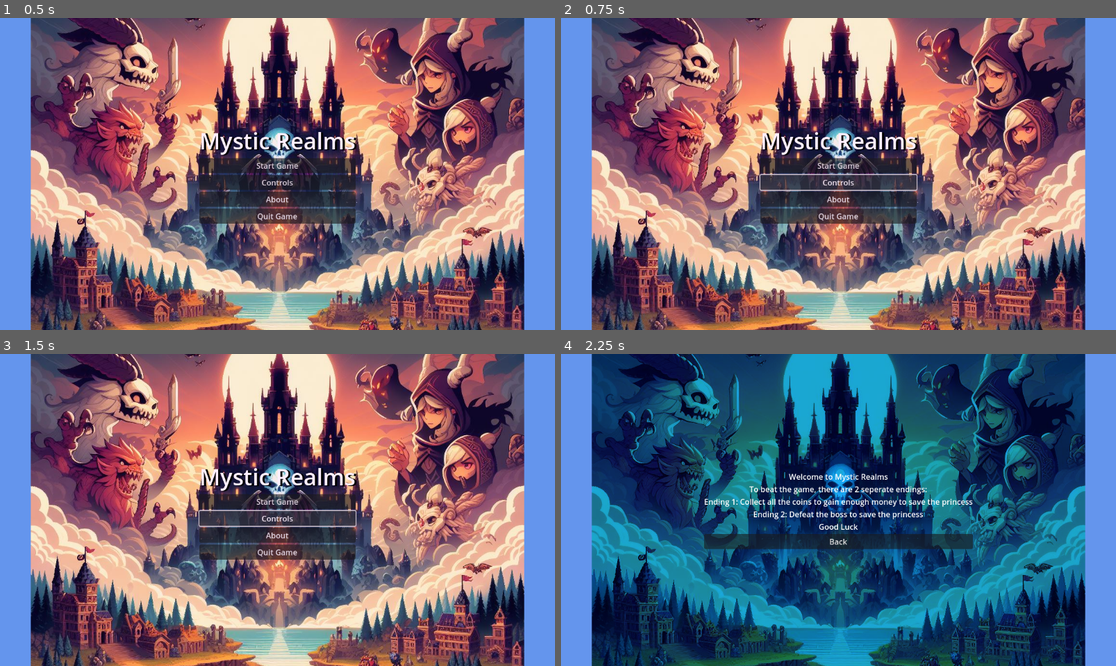
Above: before the commit, frames 1-4 (two rows, left to right).
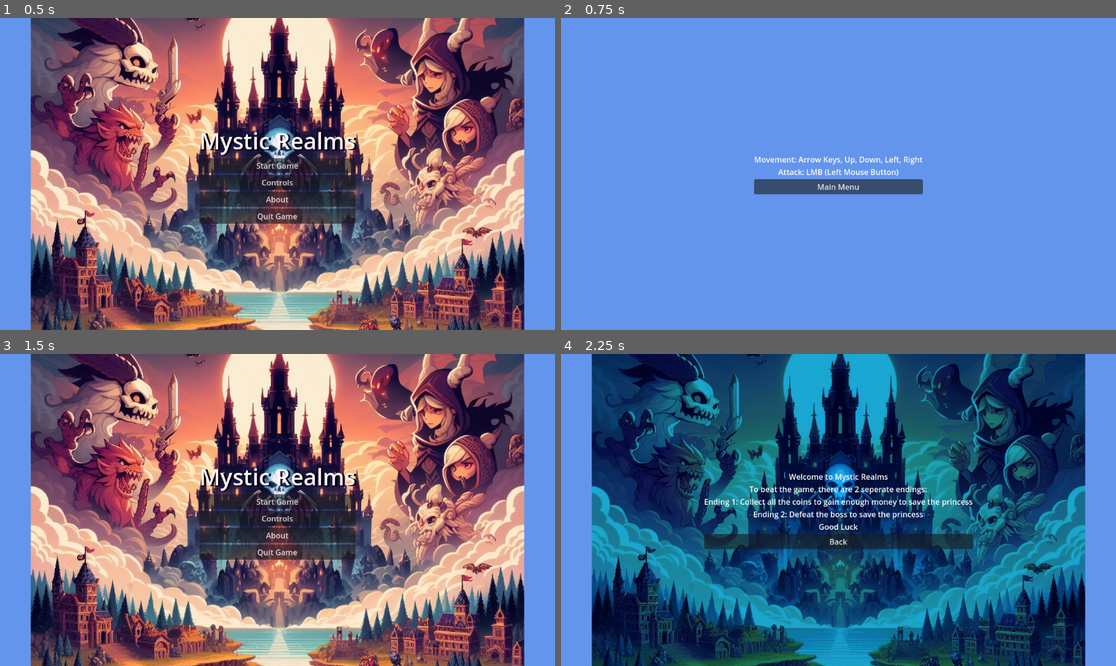
Above: after the commit, the same moments.

Repository: mtzamanpk/MysticRealms
Game: Godot game, scene res://scenes/start_menu.tscn
Same seed, same stepped clock (60 frames per second), same inputs: the game is played once before the commit and once after it.
Inputs (mouse positions are in pixels of both pictures, inside the frame that each line leads up to):
- Up to frame 1 (0.5 s): no input
- Up to frame 2 (0.75 s): click "Controls" at 0.5 s
- Up to frame 3 (1.5 s): click (277, 522) at 1.25 s, where only the run after the commit has a clickable "Main Menu"
- Up to frame 4 (2.25 s): click "About" at 2 s

Frame 1 is identical in both runs. In frame 2, 89% of the frame differs, in the area x 5-95%, y 0-100%; in frame 3, 0.3%; in frame 4, nothing differs.

Commit message:
controls section

Diff:
--- /dev/null
+++ b/Game/CenterContainer.gd
@@ -0,0 +1,15 @@
+extends CenterContainer
+
+
+# Called when the node enters the scene tree for the first time.
+func _ready():
+	pass # Replace with function body.
+
+
+# Called every frame. 'delta' is the elapsed time since the previous frame.
+func _process(delta):
+	pass
+
+
+func _on_main_menu_button_pressed():
+	get_tree().change_scene_to_file("res://scenes/start_menu.tscn")
--- /dev/null
+++ b/Game/scenes/controls.tscn
@@ -0,0 +1,26 @@
+[gd_scene load_steps=2 format=3 uid="uid://bi1lhok03cfpg"]
+
+[ext_resource type="Script" path="res://CenterContainer.gd" id="1_diiy8"]
+
+[node name="controls" type="CenterContainer"]
+anchors_preset = 15
+anchor_right = 1.0
+anchor_bottom = 1.0
+grow_horizontal = 2
+grow_vertical = 2
+script = ExtResource("1_diiy8")
+
+[node name="VBoxContainer" type="VBoxContainer" parent="."]
+layout_mode = 2
+
+[node name="Label" type="Label" parent="VBoxContainer"]
+layout_mode = 2
+text = "Movement: Arrow Keys, Up, Down, Left, Right
+Attack: LMB (Left Mouse Button)"
+horizontal_alignment = 1
+
+[node name="mainMenuButton" type="Button" parent="VBoxContainer"]
+layout_mode = 2
+text = "Main Menu"
+
+[connection signal="pressed" from="VBoxContainer/mainMenuButton" to="." method="_on_main_menu_button_pressed"]
--- a/Game/scenes/start_menu.tscn
+++ b/Game/scenes/start_menu.tscn
@@ -51,5 +51,6 @@
 text = "Quit Game"
 
 [connection signal="pressed" from="VBoxContainer/startGame" to="." method="_on_start_game_pressed"]
+[connection signal="pressed" from="VBoxContainer/controlsButton" to="." method="_on_controls_button_pressed"]
 [connection signal="pressed" from="VBoxContainer/aboutButton" to="." method="_on_button_pressed"]
 [connection signal="pressed" from="VBoxContainer/quitGame" to="." method="_on_quit_game_pressed"]
--- a/Game/scripts/start_menu.gd
+++ b/Game/scripts/start_menu.gd
@@ -13,3 +13,7 @@
 
 func _on_button_pressed():
 	get_tree().change_scene_to_file("res://scenes/about.tscn")
+
+
+func _on_controls_button_pressed():
+	get_tree().change_scene_to_file("res://scenes/controls.tscn")
